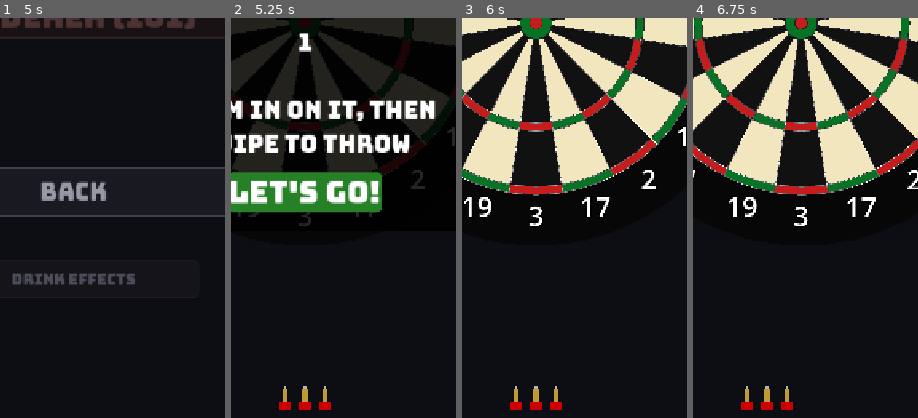
Above: before the commit, frames 1-4 (left to right).
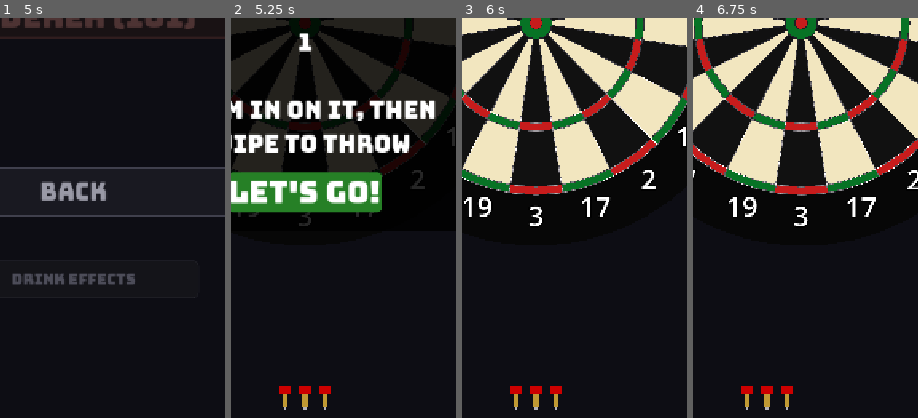
Above: after the commit, the same moments.

Repository: richardbowman123/dart-attack
Game: Godot game, scene res://scenes/splash.tscn
Two runs of this game, one before a commit and one after it. Both use one fixed random seed, a clock stepped at 60 frames per second and the inputs below.
Inputs (mouse positions are % of the whole screen's width and height, from its top left):
- Up to frame 1 (5 s): tap Enter at 0.5, 2.75 s; move the mouse to (72, 45) at 0.52 s; hold Right 0.53-1.25 s; tap R at 0.6, 2.1 s; click (72, 45) at 0.67 s; drag from (30, 55) to (45, 70) at 1.27 s; tap Space (throw_debug) at 2 s; move the mouse to (60, 28) at 2.02 s; hold Right 2.03-2.75 s; click (60, 28) at 2.17 s; drag from (45, 70) to (20, 35) at 2.77 s; click "PLAY" at 3.5 s; click "NEXT" at 4.25 s
- Up to frame 2 (5.25 s): click "Tutorial" at 5 s
- Up to frame 3 (6 s): click "Let's go!" at 5.75 s
- Up to frame 4 (6.75 s): tap Space (throw_debug) at 6.5 s; move the mouse to (80, 65) at 6.52 s; hold Left from 6.53 s (still down); tap R at 6.6 s; click (80, 65) at 6.67 s
The pictures show only the part of the screen within x 34-84%, y 49-99%; the shares and areas given below are measured in that part.

Frame 1 is identical in both runs. In frame 2, 0.6% of the frame differs, in the area x 21-45%, y 92-98%; in frame 3, 0.6%; in frame 4, 0.6%.

Commit message:
Bullseye checkout fix, dart icons flipped, docs updated with new build
Bullseye now correctly treated as double-25 (was number=50 multiplier=1,
now number=25 multiplier=2). Checkout on bullseye works in all modes.
Mini dart icons flipped 180 degrees (flight top, tip bottom).
AI checkout table and RTC bullseye detection updated to match.

Co-Authored-By: Claude Opus 4.6 <noreply@anthropic.com>

Diff:
--- a/scripts/ai_brain.gd
+++ b/scripts/ai_brain.gd
@@ -20,7 +20,7 @@
 	56: [16, 2],
 	54: [14, 2],
 	52: [12, 2],
-	50: [25, 1],   # Bull (counts as double for checkout)
+	50: [25, 2],   # Bullseye (double 25 — counts as double for checkout)
 	48: [8, 2],    # D8 — leave nice even number routes
 	46: [6, 2],    # S14 then D16, but simplified: aim D6 area
 	44: [12, 2],
@@ -115,8 +115,8 @@
 
 ## Get the board position for a specific number and ring
 static func _get_ring_position(number: int, multiplier: int) -> Vector2:
-	# Bull
-	if number == 25 or number == 50:
+	# Bull (bullseye is now number=25, multiplier=2)
+	if number == 25:
 		return Vector2.ZERO
 
 	# Find segment index
--- a/scripts/board_data.gd
+++ b/scripts/board_data.gd
@@ -46,9 +46,9 @@
 	if dist > DOUBLE_OUTER_R:
 		return {"number": 0, "multiplier": 0, "label": "Miss"}
 
-	# Bullseye
+	# Bullseye — double 25 (counts as a double for checkout)
 	if dist <= BULLSEYE_R:
-		return {"number": 50, "multiplier": 1, "label": "BULLSEYE!"}
+		return {"number": 25, "multiplier": 2, "label": "BULLSEYE!"}
 
 	# Outer bull
 	if dist <= OUTER_BULL_R:
--- a/scripts/match_manager.gd
+++ b/scripts/match_manager.gd
@@ -418,10 +418,9 @@
 	elif new_remaining == 1:
 		is_bust = true
 	elif new_remaining == 0:
-		# Must finish on a double (or inner bull which is 50)
+		# Must finish on a double (bullseye counts as double 25)
 		var mult: int = score_data.get("multiplier", 1)
-		var num: int = score_data.get("number", 0)
-		if mult != 2 and num != 50:
+		if mult != 2:
 			is_bust = true
 
 	if is_bust:
@@ -478,9 +477,9 @@
 	elif new_remaining == 1:
 		is_bust = true
 	elif new_remaining == 0:
+		# Must finish on a double (bullseye counts as double 25)
 		var mult: int = score_data.get("multiplier", 1)
-		var num: int = score_data.get("number", 0)
-		if mult != 2 and num != 50:
+		if mult != 2:
 			is_bust = true
 
 	if is_bust:
@@ -560,8 +559,8 @@
 		else:
 			_rtc_hits_this_visit.append("-")
 	else:
-		# Must hit bullseye (50) specifically
-		if hit_number == 50:
+		# Must hit bullseye (double 25) specifically
+		if hit_number == 25 and multiplier == 2:
 			_rtc_hits_this_visit.append("Bullseye")
 			_rtc_target += 1
 			_score_hud.update_remaining_text(_rtc_target_label())
@@ -633,8 +632,8 @@
 		else:
 			_opp_rtc_hits_this_visit.append("-")
 	else:
-		# Must hit bullseye (50) specifically
-		if hit_number == 50:
+		# Must hit bullseye (double 25) specifically
+		if hit_number == 25 and multiplier == 2:
 			_opp_rtc_hits_this_visit.append("Bullseye")
 			_opp_rtc_target += 1
 			_score_hud.update_opponent_remaining_text(_opp_rtc_target_label())
--- a/scripts/score_hud.gd
+++ b/scripts/score_hud.gd
@@ -104,33 +104,33 @@
 # ── Mini dart shape builder ──
 
 func _build_mini_dart(flight_color: Color, barrel_color: Color) -> Control:
-	# Vertical dart (tip at top, flight at bottom) — doubled size
+	# Vertical dart (flight at top, tip at bottom — pointing down) — doubled size
 	var dart := Control.new()
 	var w := 20
 	var h := 40
 	dart.size = Vector2(w, h)
 	dart.mouse_filter = Control.MOUSE_FILTER_IGNORE
-	# Tip (top, tiny point)
+	# Flight (top, widest — gives dart its silhouette)
+	var flight := ColorRect.new()
+	flight.color = flight_color
+	flight.position = Vector2(0, 0)
+	flight.size = Vector2(w, 14)
+	flight.mouse_filter = Control.MOUSE_FILTER_IGNORE
+	dart.add_child(flight)
+	# Barrel (middle, narrow)
+	var barrel := ColorRect.new()
+	barrel.color = barrel_color
+	barrel.position = Vector2((w - 8) / 2.0, 14)
+	barrel.size = Vector2(8, 20)
+	barrel.mouse_filter = Control.MOUSE_FILTER_IGNORE
+	dart.add_child(barrel)
+	# Tip (bottom, tiny point)
 	var tip := ColorRect.new()
 	tip.color = Color(0.7, 0.7, 0.72)
-	tip.position = Vector2((w - 4) / 2.0, 0)
+	tip.position = Vector2((w - 4) / 2.0, 34)
 	tip.size = Vector2(4, 6)
 	tip.mouse_filter = Control.MOUSE_FILTER_IGNORE
 	dart.add_child(tip)
-	# Barrel (middle, narrow)
-	var barrel := ColorRect.new()
-	barrel.color = barrel_color
-	barrel.position = Vector2((w - 8) / 2.0, 6)
-	barrel.size = Vector2(8, 20)
-	barrel.mouse_filter = Control.MOUSE_FILTER_IGNORE
-	dart.add_child(barrel)
-	# Flight (bottom, widest — gives dart its silhouette)
-	var flight := ColorRect.new()
-	flight.color = flight_color
-	flight.position = Vector2(0, 26)
-	flight.size = Vector2(w, 14)
-	flight.mouse_filter = Control.MOUSE_FILTER_IGNORE
-	dart.add_child(flight)
 	return dart
 
 # ── Three mini darts (built inside the bottom card, not standalone) ──
Not shown, changed: docs/index.html
Not shown, changed: docs/index.pck
Not shown, changed: web-export/Dart Attack.html
Not shown, changed: web-export/Dart Attack.pck
